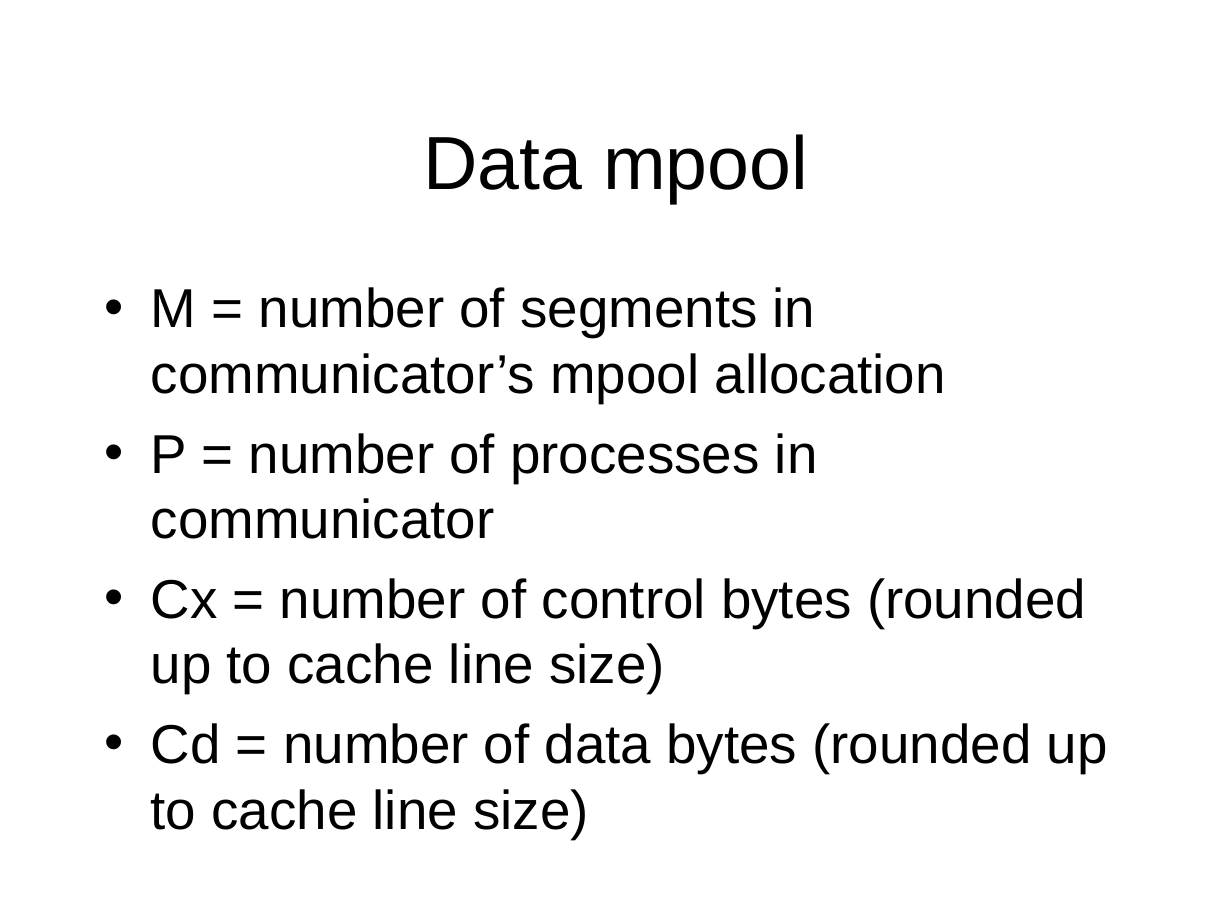
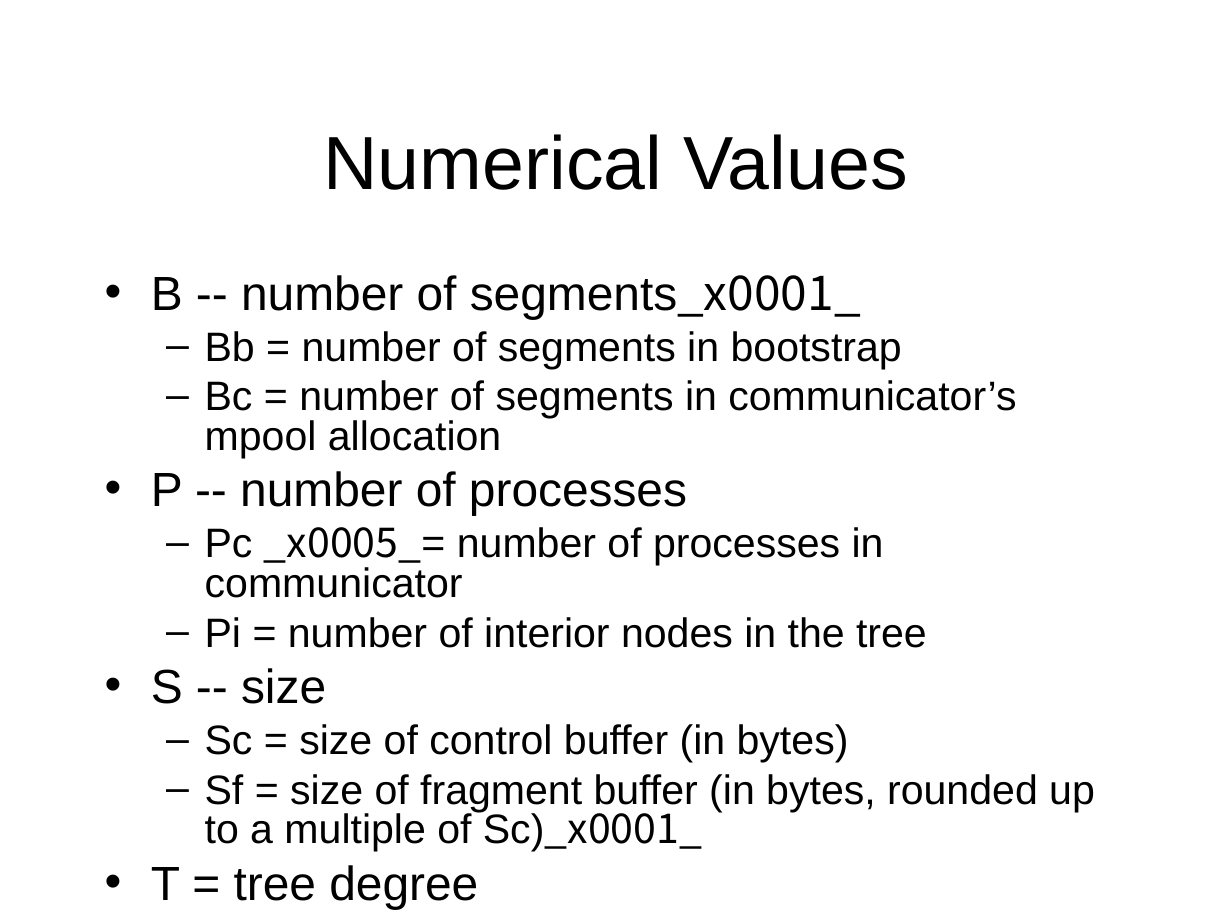
Before and after one commit to open-mpi/ompi, a slide deck: slide 2 of ompi/mca/coll/sm/memory-layout.ppt (slide 6 before the commit). Drawn at 1232x924 pixels with LibreOffice and Linux fonts; fonts in the diff are those of the drawing. Boxes give left, top, right and bottom in pixels: in the first picture for what was removed or moved away, otherwise in the second. Text is boxed around its words. In the diff, an @@ line names an element or a change of style, - is before the commit and + after.

Commit message:
Update data structures
This commit was SVN r7150.

```diff
--- a/ompi/mca/coll/sm/memory-layout.ppt
+++ b/ompi/mca/coll/sm/memory-layout.ppt
@@ title at bbox=[324, 134, 908, 190]: text changed @@
-Data mpool
+Numerical Values
@@ text at bbox=[151, 275, 1095, 909]: text changed; size 32 to 24 pt @@
-• M = number of segments in communicator’s mpool allocation
-• P = number of processes in communicator
-• Cx = number of control bytes (rounded up to cache line size)
-• Cd = number of data bytes (rounded up to cache line size)
+• B -- number of segments_x0001_
+  – Bb = number of segments in bootstrap
+  – Bc = number of segments in communicator’s mpool allocation
+• P -- number of processes
+  – Pc _x0005_= number of processes in communicator
+  – Pi = number of interior nodes in the tree
+• S -- size
+  – Sc = size of control buffer (in bytes)
+  – Sf = size of fragment buffer (in bytes, rounded up to a multiple of Sc)_x0001_
+• T = tree degree
```
Also in this commit, not shown: 5 other slides changed, 1 slide added, 1 slide removed.
